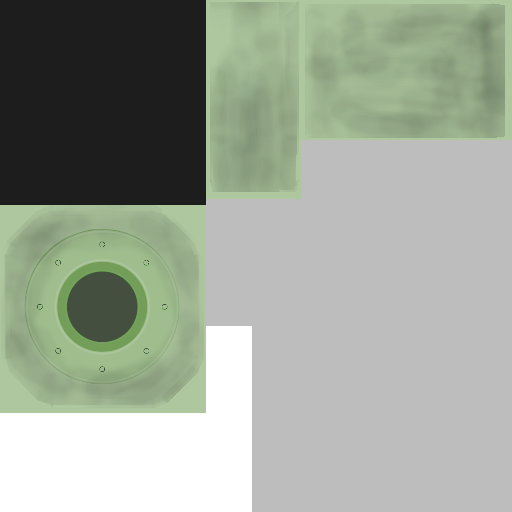
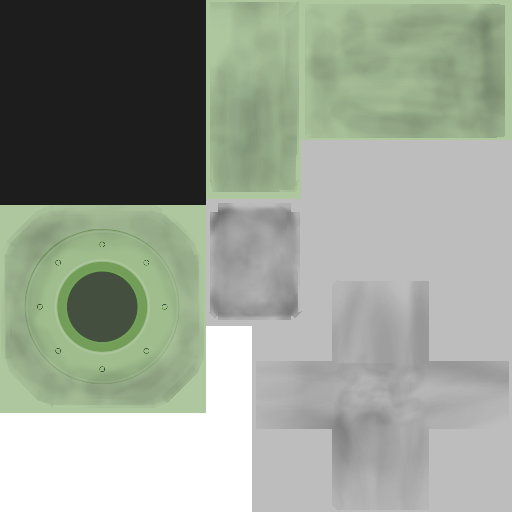
Layer changes from the first w=512, h=512 image to the second:
painted on "inflatable-hangar-case.png #1" over [209, 203, 509, 512]
